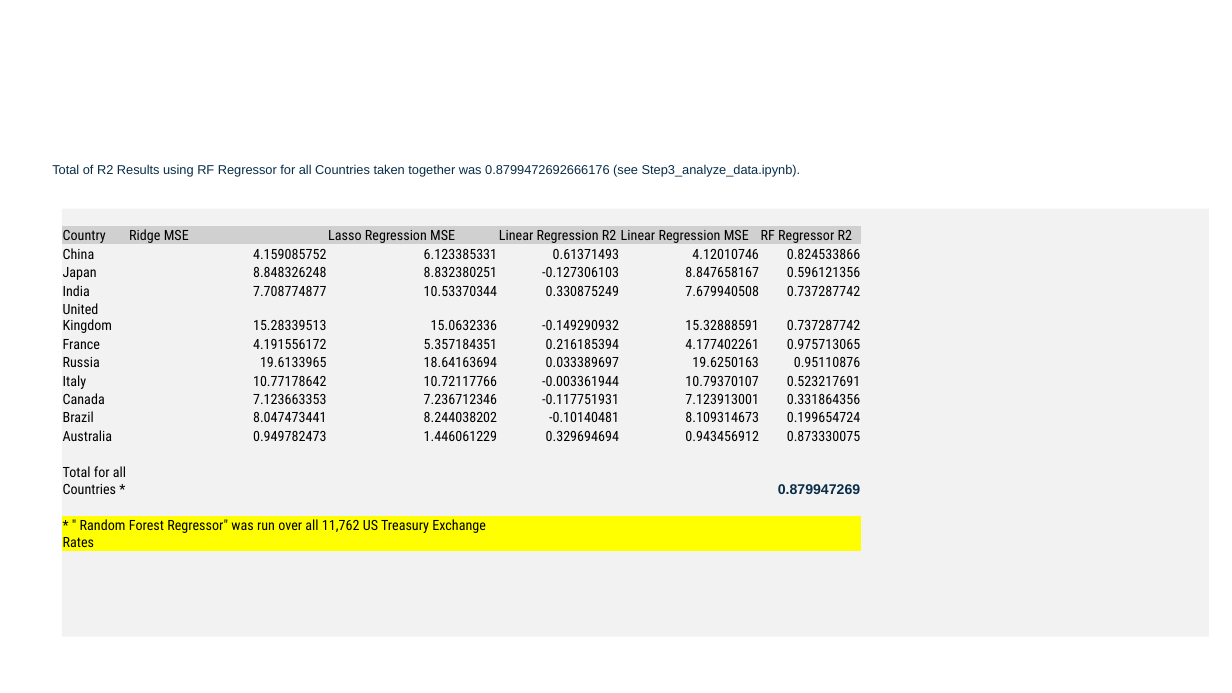
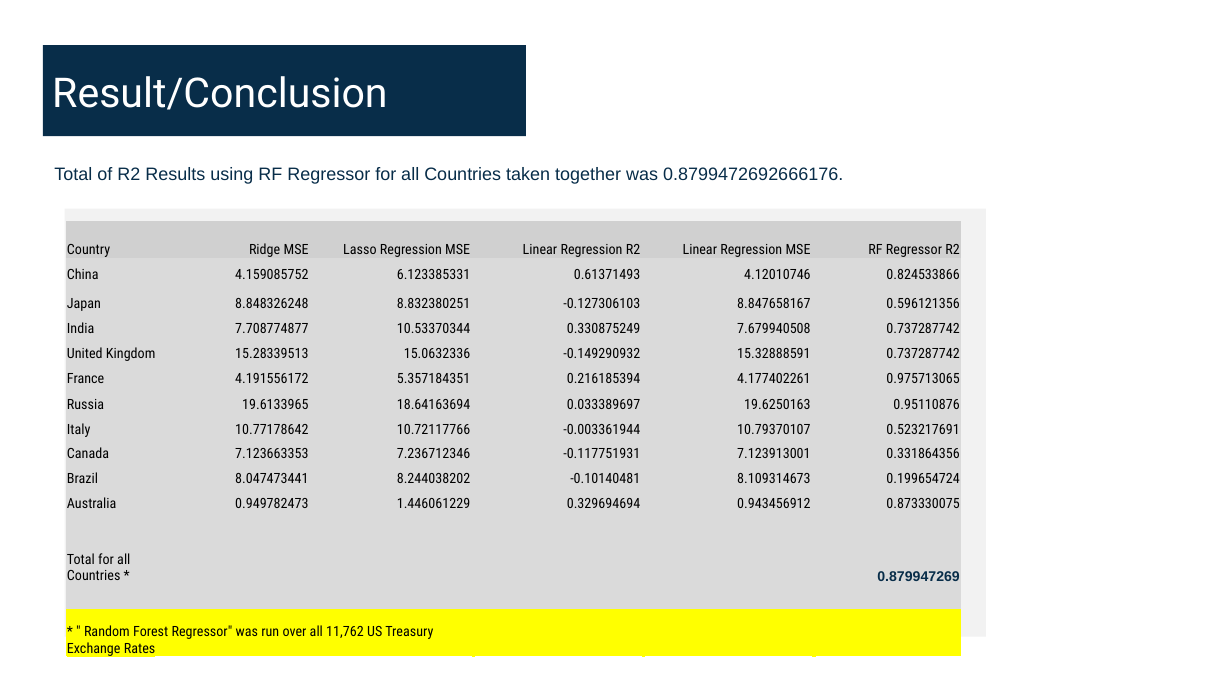
Before and after one commit to tbrown14611/Project_2, a slide deck: slide 6 of Team_3_AI_Bootcamp_Project_2.pptx (slide 7 before the commit). Drawn at 1232x693 pixels with LibreOffice and Linux fonts; fonts in the diff are those of the drawing. Boxes give left, top, right and bottom in pixels: in the first picture for what was removed or moved away, otherwise in the second. Text is boxed around its words. In the diff, an @@ line names an element or a change of style, - is before the commit and + after.

```diff
--- a/Team_3_AI_Bootcamp_Project_2.pptx
+++ b/Team_3_AI_Bootcamp_Project_2.pptx
@@ rectangle added at bbox=[43, 45, 527, 137], fill #082D49, 32 pt, text #FFFFFF @@
+Result/Conclusion
@@ text at bbox=[54, 167, 843, 184]: text changed; size 10 to 14 pt @@
-Total of R2 Results using RF Regressor for all Countries taken together was 0.8799472692666176 (see Step3_analyze_data.ipynb).
+Total of R2 Results using RF Regressor for all Countries taken together was 0.8799472692666176.
@@ rectangle: place and size @@
-rectangle at bbox=[62, 209, 1210, 637]
+rectangle at bbox=[65, 209, 986, 637]
@@ table at bbox=[67, 221, 961, 661] @@
@@ fill none to #DADADA in 62 cells @@
@@ alignment left to right @@
@@ table: place and size @@
-table at bbox=[62, 226, 861, 556]
+table at bbox=[67, 221, 961, 661]
```
Also in this commit, not shown: 4 other slides changed.
